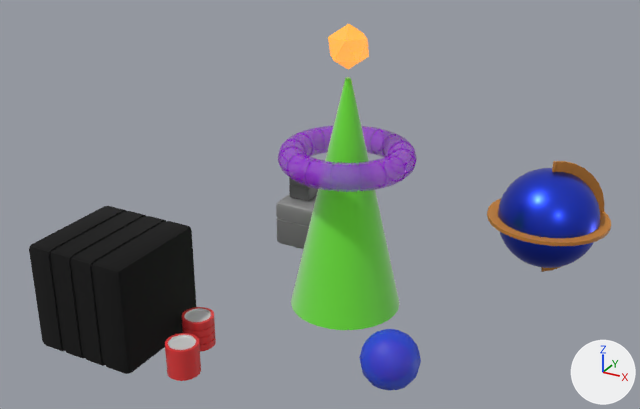
What one commit did to the OBJ model assets/samples/mesh_party.obj.
The view is the same before and after, from a camera (50 mm lens) standing at (6.8, -13.37, 8.62) and looking at (-0.42, -0.25, 2.06). Lighting does not change. The marker at lower right points along +X, +Y and +Z. Where no turn or scale is listed for an object, it has been applied to the vertices.
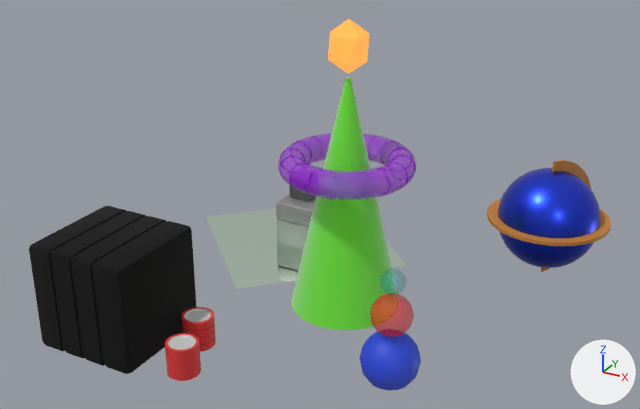
Where the change shows, as pixel boxes [x1, y1, x2, y2] in the pictures (640 x 409 px):
'Sphere', mesh turned
    before: [487, 161, 611, 272]
    after: [487, 160, 611, 272]
'Torus', mesh turned
    before: [278, 126, 417, 192]
    after: [278, 133, 417, 200]
'Plane.001', reshaped (not visible before)
    after: [206, 208, 406, 289]
'Icosphere', reshaped (22% taller)
    before: [328, 24, 369, 69]
    after: [328, 19, 369, 74]
'Sphere.002', mesh moved (not visible before)
    after: [370, 294, 414, 337]
'Sphere.003', mesh moved (not visible before)
    after: [380, 268, 407, 295]

What the commit changed:
me_icosphere is used by ob_icosphere; location (0.0, 0.0, 0.0).
me_icosphere had 12 vertices, 20 faces and spanned x -0.358..0.358, y -0.34..0.34, z 4.6..5.4.
me_icosphere now has 12 vertices, 20 faces and spans x -0.358..0.358, y -0.342..0.342, z 4.518..5.482.
me_icosphere part 1: 12 of 12 vertices moved; they spanned x -0.358..0.358, y -0.34..0.34, z 4.6..5.4 and now span x -0.358..0.358, y -0.342..0.342, z 4.518..5.482; mean shift (0.0, 0.0, 0.0); largest move (0.358, 0.0, 5.179) -> (-0.105, -0.342, 5.215).
me_plane_001 has 4 vertices, 1 face and spans x -2.434..-1.558, y 1.538..2.414, z 0.011.
me_plane_001 is used by ob_plane_001; location (0.0, 0.0, 0.0).
Part 2, on me_plane_001:
Vertex 0 of me_plane_001 moves from (-1.996, 1.538, 0.011) at pixel (296, 248) to (-2.072, -0.676, 0.061) at pixel (236, 288).
Vertex 1 of me_plane_001 moves from (-1.558, 1.976, 0.011) to (0.475, 1.871, 0.061) at pixel (406, 265).
Vertex 2 of me_plane_001 moves from (-2.434, 1.976, 0.011) to (-4.619, 1.871, 0.061) at pixel (205, 216).
Vertex 3 of me_plane_001 moves from (-1.996, 2.414, 0.011) to (-2.072, 4.418, 0.061).
me_sphere has 798 vertices, 770 faces and spans x 1.8..4.2, y 1.8..4.2, z 0.04..2.45.
me_sphere is used by ob_sphere; location (0.0, 0.0, 0.0).
me_sphere part 3: the whole mesh is turned 20.4 degrees about the z axis through its middle.
me_sphere_002 has 114 vertices, 128 faces and spans x 1.55..2.25, y -2.45..-1.75, z 0.15..0.85.
me_sphere_002 is used by ob_sphere_002; location (0.0, 0.0, 0.0).
me_sphere_002 part 4: the whole mesh is moved by (0.0, 0.0, 0.851).
me_sphere_003 has 114 vertices, 128 faces and spans x 1.69..2.11, y -2.31..-1.89, z 0.29..0.71.
me_sphere_003 is used by ob_sphere_003; location (0.0, 0.0, 0.0).
me_sphere_003 part 5: the whole mesh is moved by (0.0, 0.0, 1.446).
me_torus has 1344 vertices, 1344 faces and spans x -1.25..1.25, y -1.25..1.25, z 2.75..3.25.
me_torus is used by ob_torus; location (0.0, 0.0, 0.0).
me_torus part 6: the whole mesh is turned -108.4 degrees about the z axis through its middle, then moved by (0.0, 0.0, -0.15).
